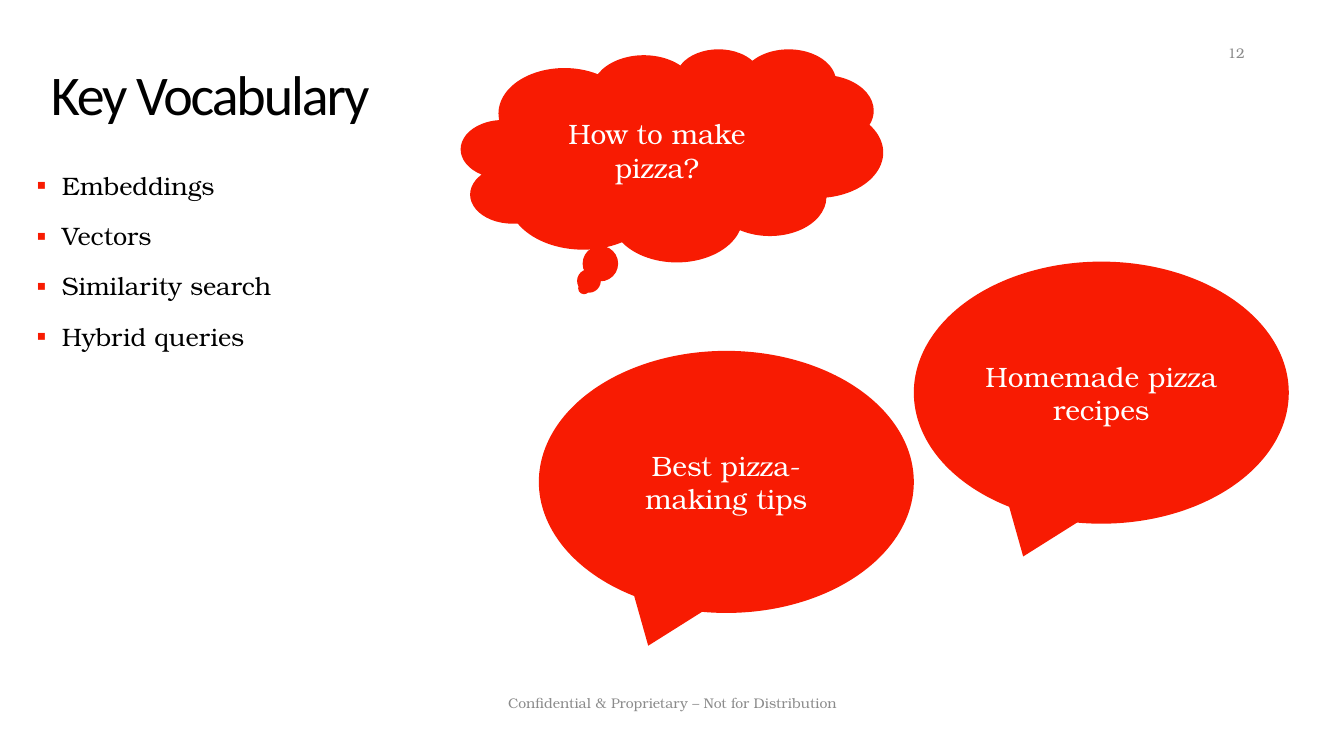
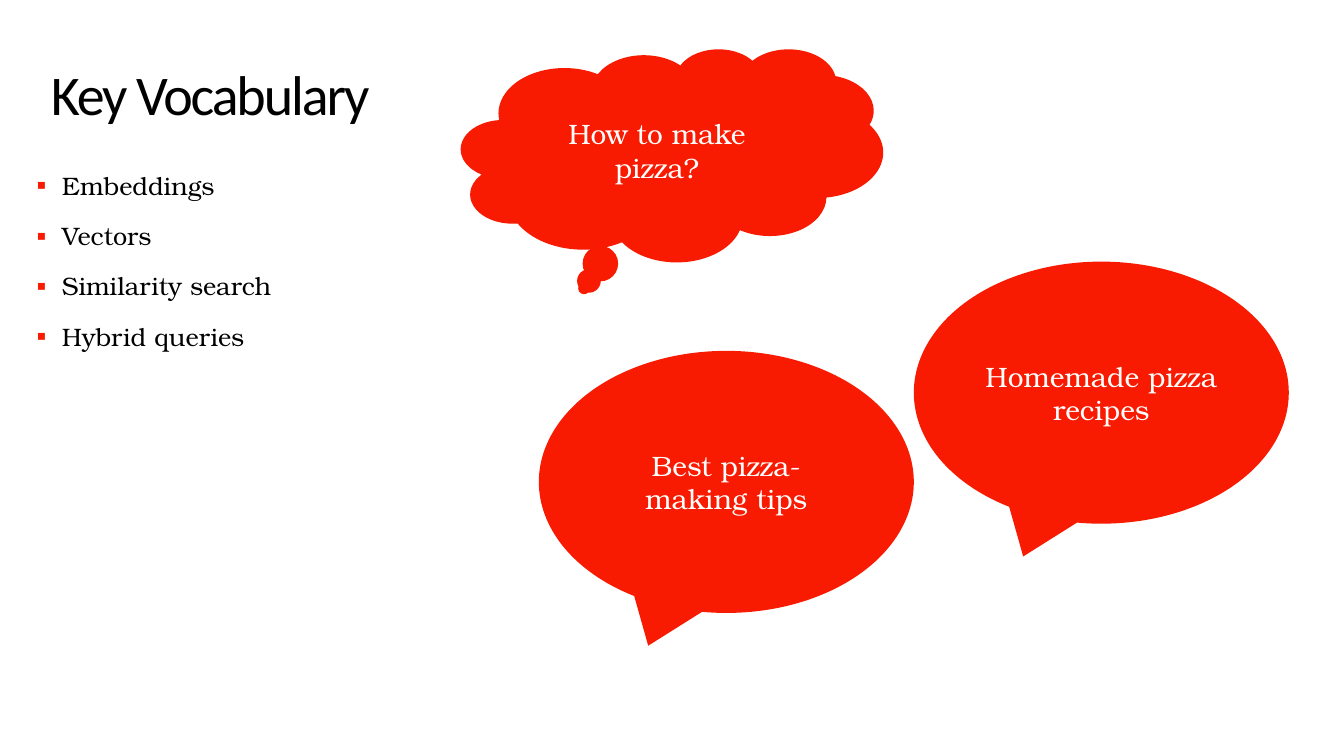
Before and after one commit to doingandlearning/postgres-and-pgvector, a slide deck: slide 12 of slides/01-intro.pptx. Drawn at 1344x756 pixels with LibreOffice and Linux fonts; fonts in the diff are those of the drawing; background and template pictures are left out. Boxes give left, top, right and bottom in pixels: in the first picture for what was removed or moved away, otherwise in the second. Text is boxed around its words. In the diff, an @@ line names an element or a change of style, - is before the commit and + after.

```diff
--- a/slides/01-intro.pptx
+++ b/slides/01-intro.pptx
@@ page number removed at [1228,48,1245,58] @@
-12
@@ text removed at [508,698,837,711] @@
-Confidential & Proprietary – Not for Distribution
```
Also in this commit, not shown: 1 other slide changed, 11 other files.
